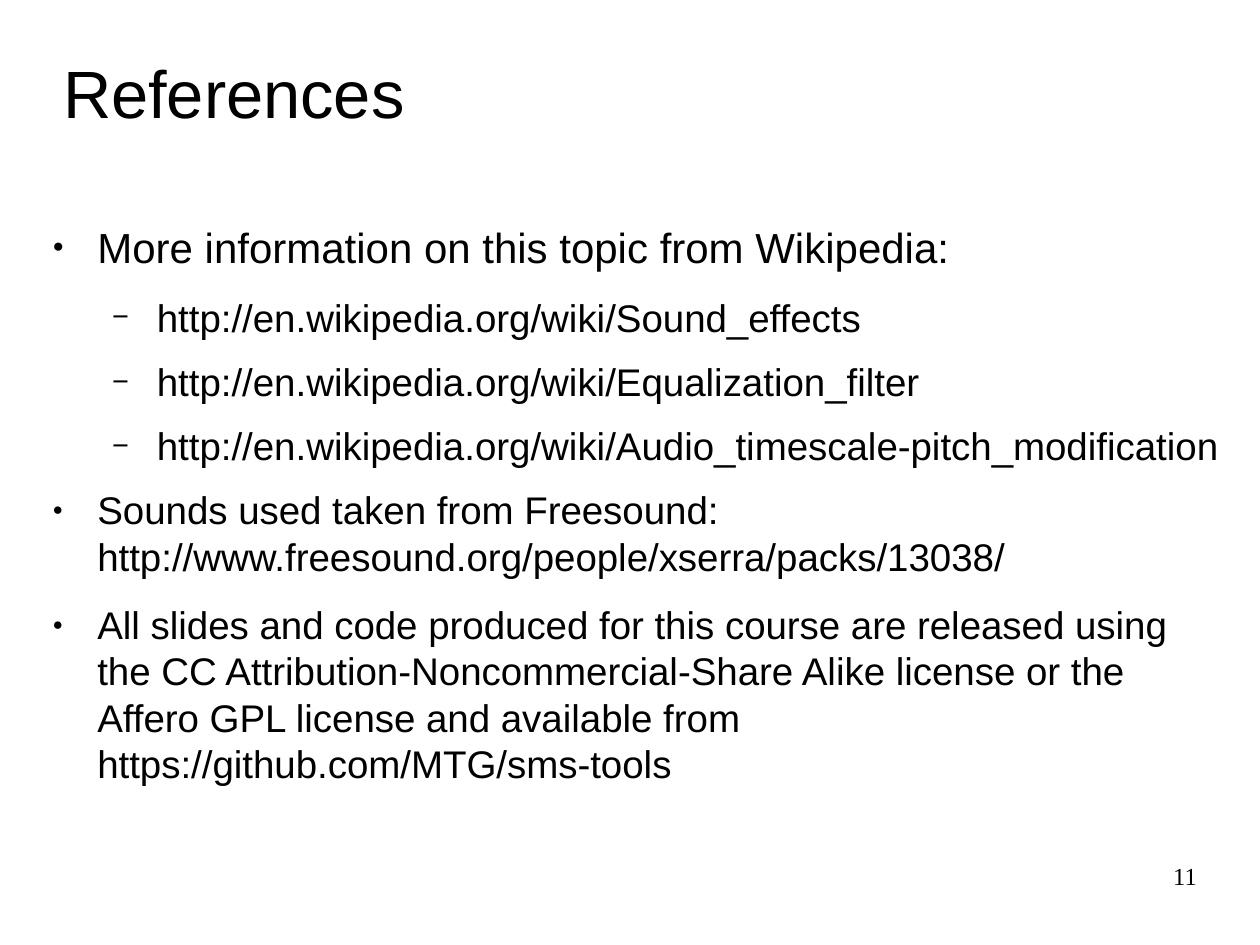
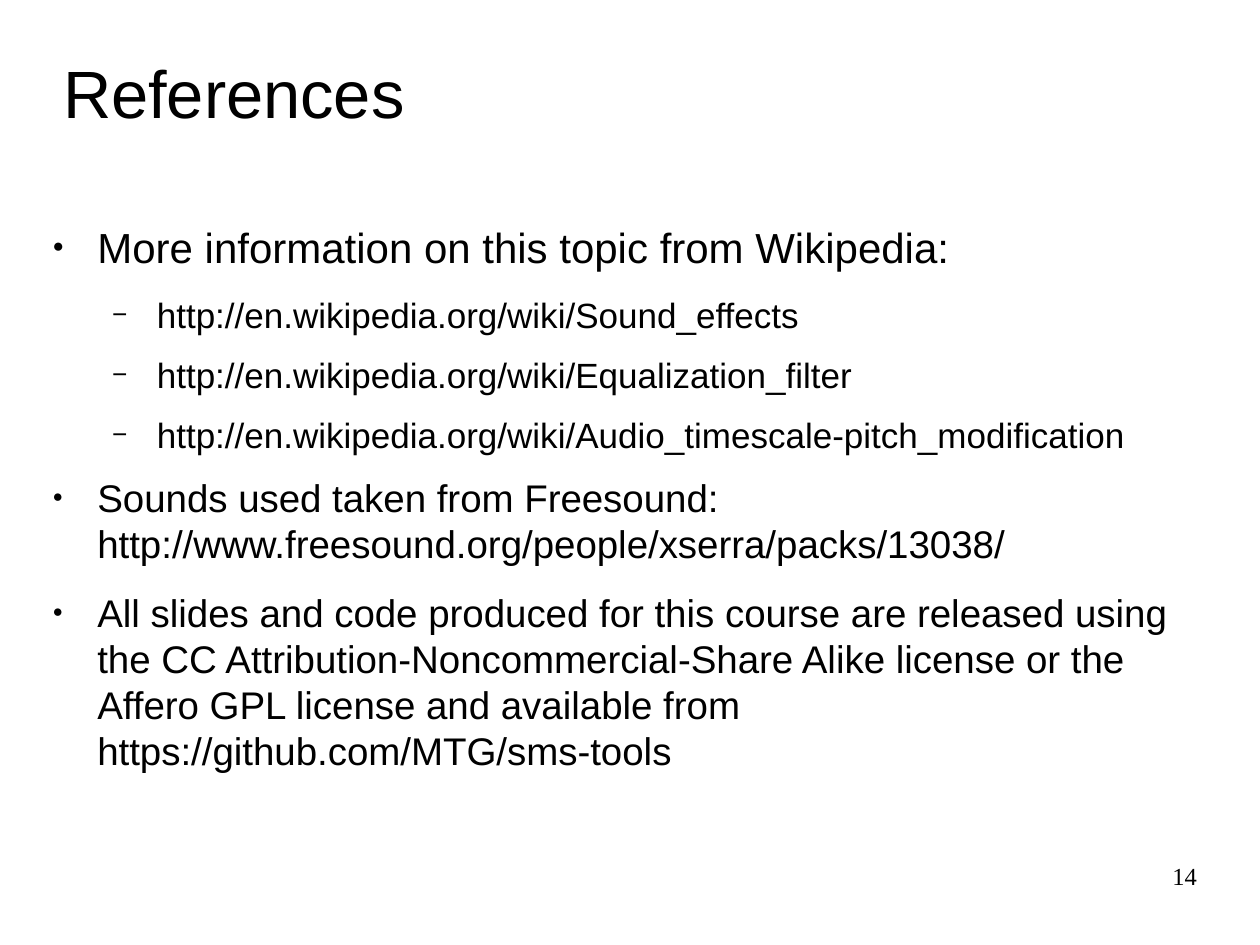
Before and after one commit to MTG/sms-tools, a slide deck: slide 14 of lectures/8-Sound-transformations/Sound-transformations-1.odp (slide 11 before the commit). Drawn at 1260x945 pixels with LibreOffice and Linux fonts; fonts in the diff are those of the drawing. Boxes give left, top, right and bottom in pixels: in the first picture for what was removed or moved away, otherwise in the second. Text is boxed around its words. In the diff, an @@ line names an element or a change of style, - is before the commit and + after.

```diff
--- a/lectures/8-Sound-transformations/Sound-transformations-1.odp
+++ b/lectures/8-Sound-transformations/Sound-transformations-1.odp
@@ text at box(157, 302, 1124, 455): size 22 to 20 pt in "http://en.wikipedia.org/wiki/Sound_effects", "http://en.wikipedia.org/wiki/Equalization_filter", "http://en.wikipedia.org/wiki/Audio_timescale-pitch_modificat ..." @@
@@ page number at box(1172, 869, 1197, 885): text changed @@
-11
+14
```
Also in this commit, not shown: 4 other slides changed, 4 slides added, 1 slide removed, 17 other files.
